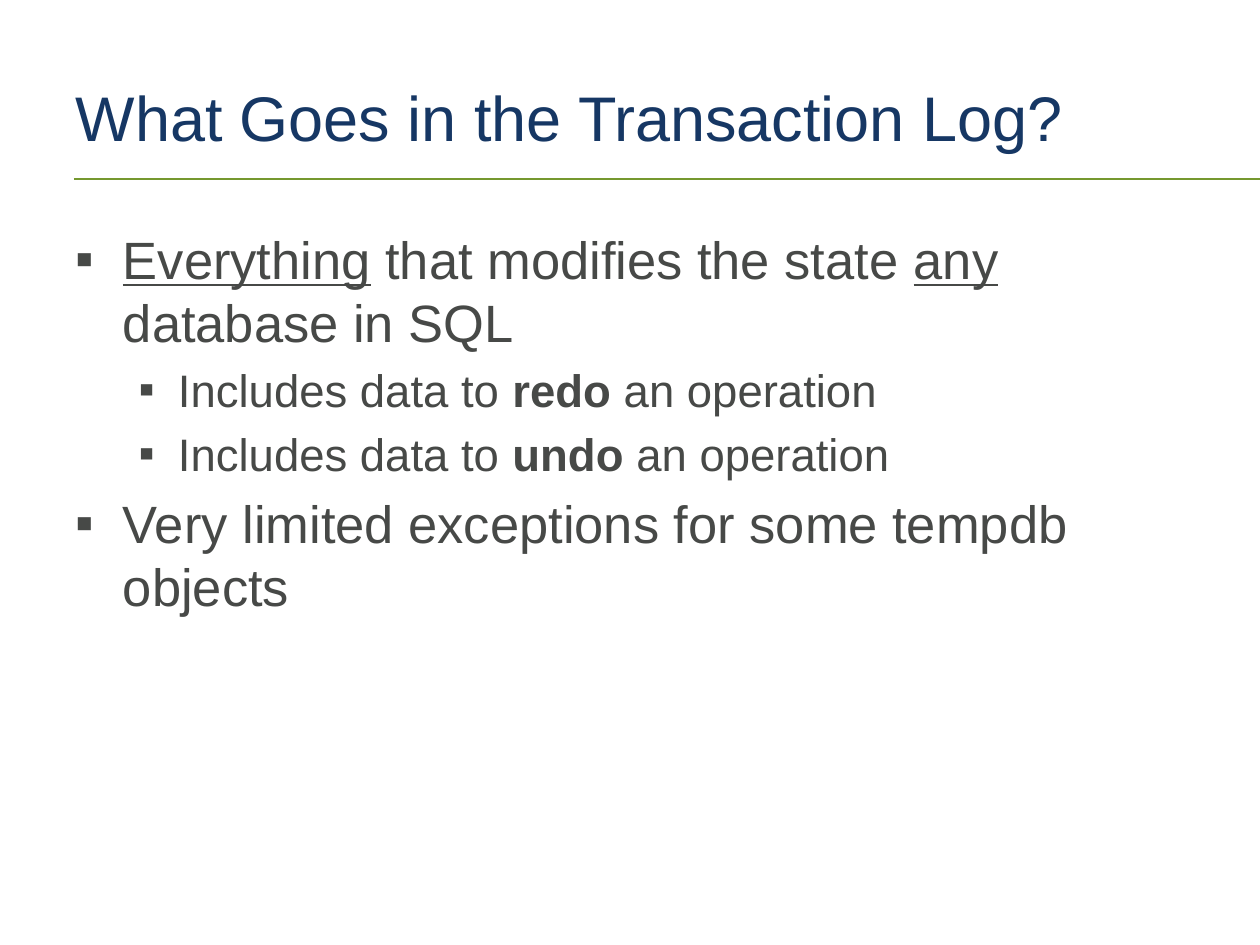
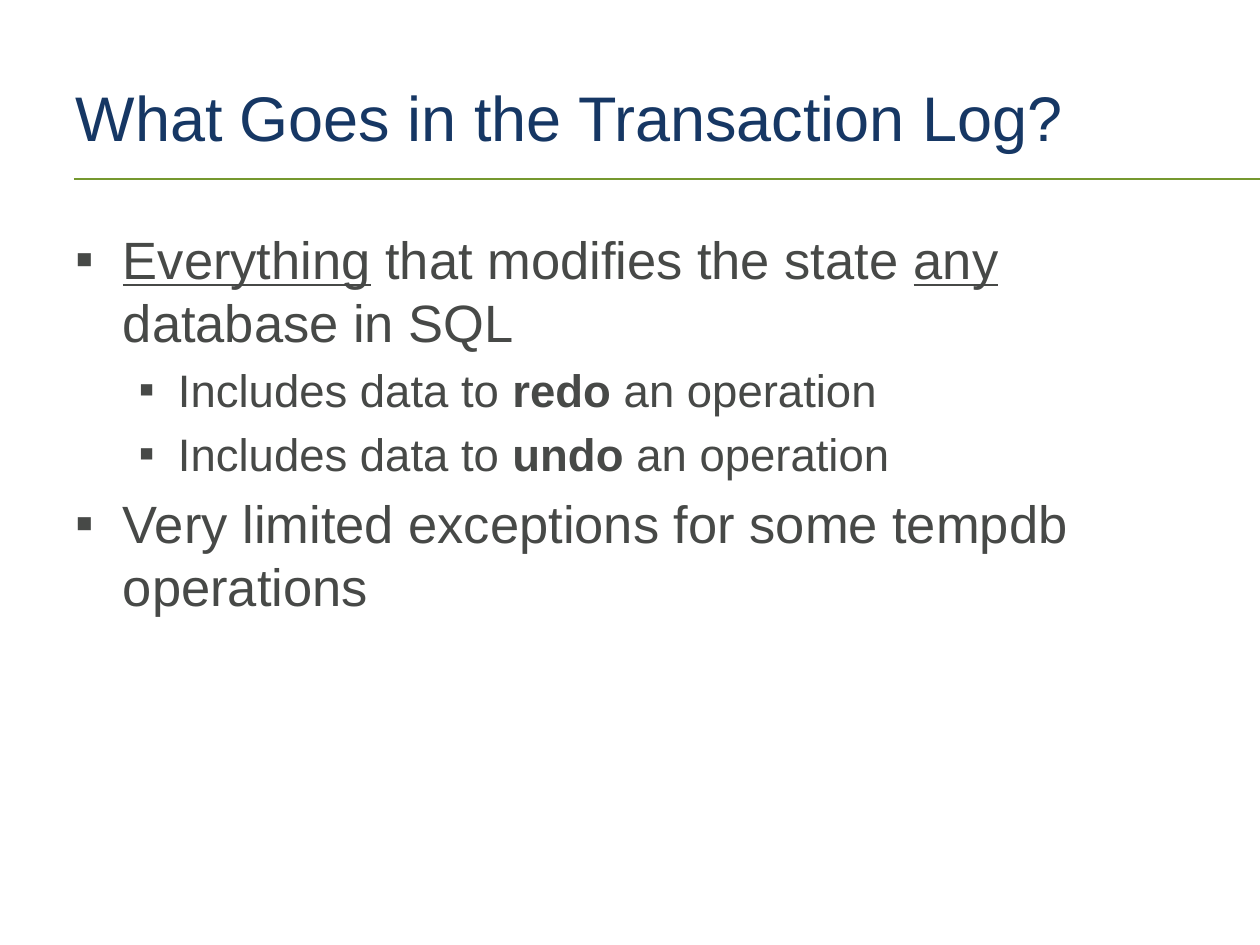
Before and after one commit to tf3604/LogFilePresentation, a slide deck: slide 5 of TransactionLog.pptx. Drawn at 1260x945 pixels with LibreOffice and Linux fonts; fonts in the diff are those of the drawing; background and template pictures are left out. Boxes give left, top, right and bottom in pixels: in the first picture for what was removed or moved away, otherwise in the second. Text is boxed around its words. In the diff, an @@ line names an element or a change of style, - is before the commit and + after.

```diff
--- a/TransactionLog.pptx
+++ b/TransactionLog.pptx
@@ text at (123,505,1067,617): text changed @@
-▪ Very limited exceptions for some tempdb objects
+▪ Very limited exceptions for some tempdb operations
```
Also in this commit, not shown: 6 slides added, 1 other file.
